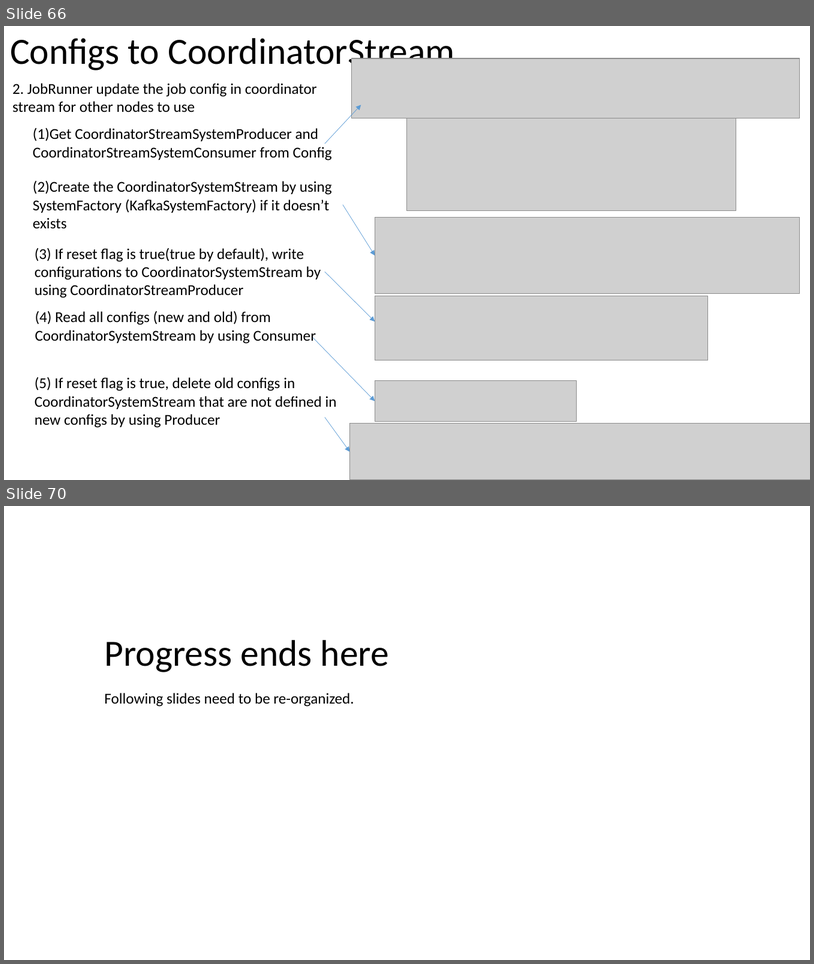
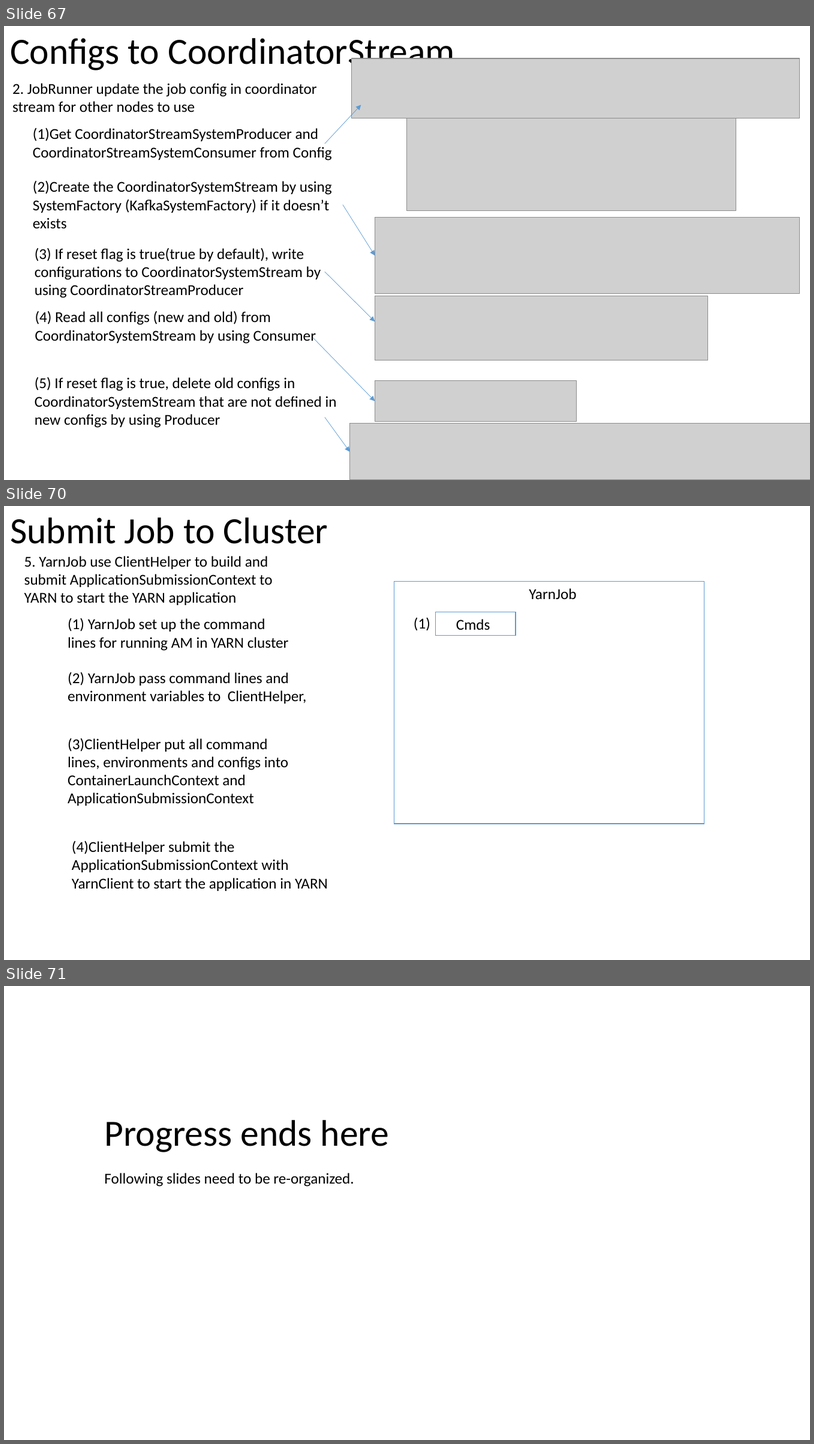
Before and after one commit to Swrrt/Samza-Documents, a slide deck: Documentation/SamzaStructure.pptx. Shown one above the other, each under a label of ours: slides 66 and 70 before the commit, slides 67, 70 and 71 after it; the slides between them are not shown. The pictures are 814x964 and 814x1444 pixels, drawn with LibreOffice and Linux fonts; fonts in the diff are those of the drawing; grey boxes stand for pictures. Boxes give left, top, right and bottom in pixels: in the first picture for what was removed or moved away, otherwise in the second. Text is boxed around its words. In the diff, an @@ line names an element or a change of style, - is before the commit and + after.

Commit message:
ClientHelper

```diff
--- a/Documentation/SamzaStructure.pptx
+++ b/Documentation/SamzaStructure.pptx
@@ slide 70 added at bbox=[4, 506, 810, 960], background #FFFFFF @@
@@ title added at bbox=[10, 517, 329, 544], 44 pt, text #000000 @@
+Submit Job to Cluster
@@ text added at bbox=[24, 556, 272, 605], 18 pt, text #000000 @@
+5. YarnJob use ClientHelper to build and submit ApplicationSubmissionContext to YARN to start the YARN application
@@ rectangle added at bbox=[394, 582, 705, 823], fill #FFFFFF, outline #5B9BD5 1 pt @@
@@ text added at bbox=[529, 588, 576, 599], 18 pt, text #000000 @@
+YarnJob
@@ rectangle added at bbox=[436, 612, 516, 636], fill #FFFFFF, outline #5B9BD5 1 pt @@
@@ text added at bbox=[68, 618, 289, 651], 18 pt, text #000000 @@
+(1) YarnJob set up the command lines for running AM in YARN cluster
@@ text added at bbox=[414, 617, 431, 631], 18 pt, text #000000 @@
+(1)
@@ text added at bbox=[456, 619, 491, 630], 18 pt, text #000000 @@
+Cmds
@@ text added at bbox=[68, 672, 306, 703], 18 pt, text #000000 @@
+(2) YarnJob pass command lines and environment variables to ClientHelper,
@@ text added at bbox=[68, 738, 288, 805], 18 pt, text #000000 @@
+(3)ClientHelper put all command lines, environments and configs into ContainerLaunchContext and ApplicationSubmissionContext
@@ text added at bbox=[72, 840, 328, 891], 18 pt, text #000000 @@
+(4)ClientHelper submit the ApplicationSubmissionContext with YarnClient to start the application in YARN
@@ what was slide 66 is now slide 67 @@
@@ what was slide 70 is now slide 71 @@
```
Also in this commit, not shown: 3 slides changed, 1 other slide added, 1 slide removed.
